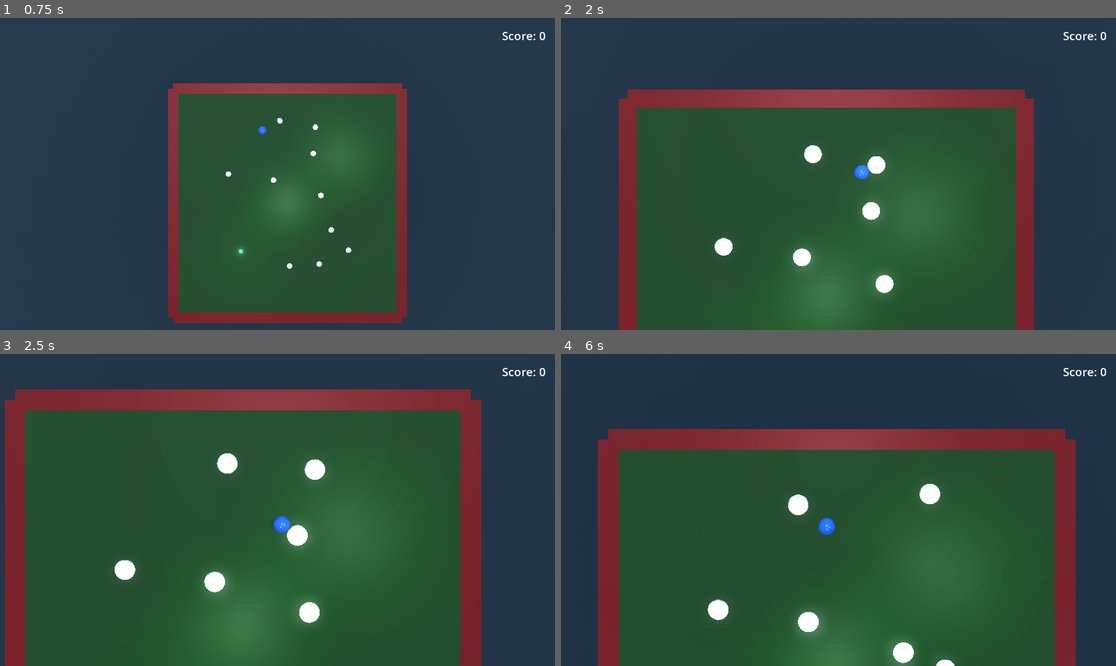
Above: before the commit, frames 1-4 (two rows, left to right).
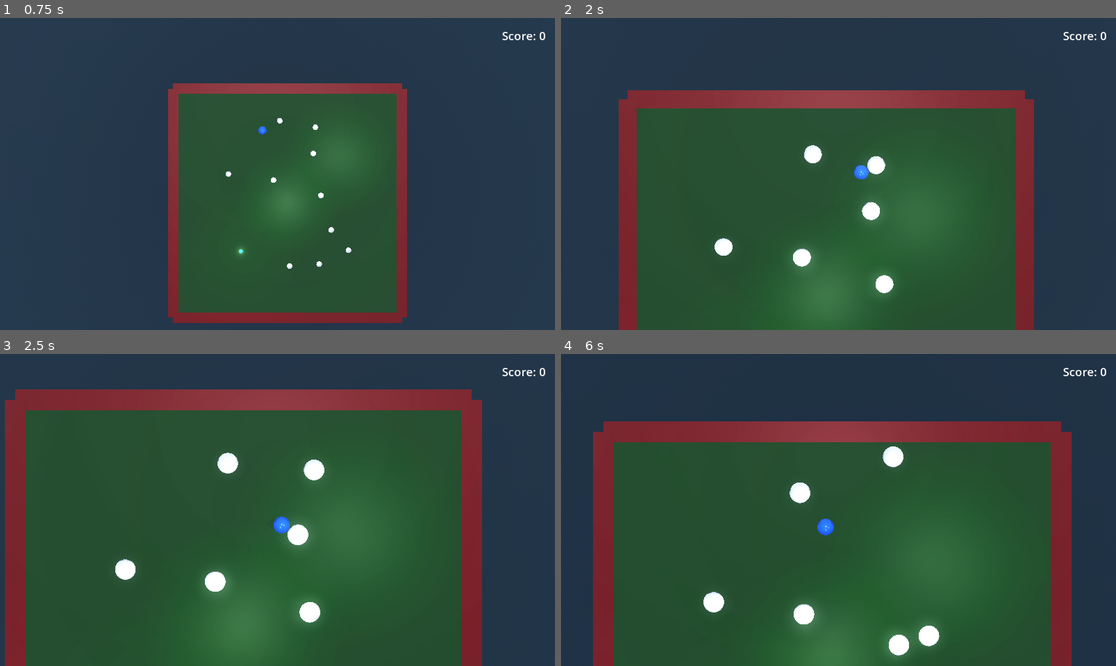
Above: after the commit, the same moments.

Repository: bluehexagons/snakeproject
Game: Godot game, scene res://scenes/main_menu.tscn
Two runs of this game, one before a commit and one after it. Both use one fixed random seed, a clock stepped at 60 frames per second and the inputs below.
Inputs:
- Up to frame 1 (0.75 s): click "New Game" at 0.5 s
- Up to frame 2 (2 s): hold D (move_right) from 1.28 s (still down)
- Up to frame 3 (2.5 s): release D (move_right) at 2.03 s; hold S (move_down) from 2.03 s (still down)
- Up to frame 4 (6 s): release S (move_down) at 2.78 s; hold D (move_right) 2.78-3.53 s; hold W (move_up) 3.53-4.28 s; hold A (move_left) 4.28-5.78 s; hold S (move_down) from 5.78 s (still down)

Frame 1 is identical in both runs. In frame 2, 0.4% of the frame differs, in the area x 10-86%, y 22-89%; in frame 3, 0.5%; in frame 4, 8.0%, in the area x 5-93%, y 21-100%.

Commit message:
(AI) Refactor friction constants

Diff:
--- a/scripts/physics_constants.gd
+++ b/scripts/physics_constants.gd
@@ -17,3 +17,24 @@
 const PLAYER_MAX_SPEED = 100.0
 const ROCK_MAX_SPEED = 30.0
 const SEGMENT_MAX_SPEED = 40.0
+
+# Friction constants
+const BASE_STATIC_FRICTION = 0.02
+const BASE_DYNAMIC_FRICTION = 0.01
+const BASE_ROLLING_FRICTION = 0.005
+
+const ROCK_STATIC_FRICTION = 0.4
+const ROCK_DYNAMIC_FRICTION = 0.15
+const ROCK_ROLLING_FRICTION = 0.1
+
+const SEGMENT_STATIC_FRICTION = 0.05
+const SEGMENT_DYNAMIC_FRICTION = 0.02
+const SEGMENT_ROLLING_FRICTION = 0.01
+
+const PLAYER_STATIC_FRICTION = 0.01
+const PLAYER_DYNAMIC_FRICTION = 0.005
+const PLAYER_ROLLING_FRICTION = 0.002
+
+# Friction breakaway thresholds
+const STATIC_BREAKAWAY_THRESHOLD = 0.1
+const ROLLING_THRESHOLD = 0.5
--- a/scripts/physics_object.gd
+++ b/scripts/physics_object.gd
@@ -27,6 +27,11 @@
 var current_color: Color = Color.WHITE
 var state_emission: Color = Color.BLACK
 var state_emission_energy: float = 0.0
+
+var static_friction: float = PhysicsConstants.BASE_STATIC_FRICTION
+var dynamic_friction: float = PhysicsConstants.BASE_DYNAMIC_FRICTION
+var rolling_friction: float = PhysicsConstants.BASE_ROLLING_FRICTION
+var is_static: bool = false
 
 func _ready():
     if mesh_instance and current_material:
@@ -117,10 +122,24 @@
                 velocity.y = 0
 
 func apply_drag(delta: float) -> void:
-    if velocity.length_squared() > PhysicsConstants.MIN_SPEED_THRESHOLD * PhysicsConstants.MIN_SPEED_THRESHOLD:
-        velocity = velocity.lerp(Vector3.ZERO, drag_coefficient * delta)
-    elif velocity.length_squared() > 0:
-        velocity = Vector3.ZERO
+    var speed_squared = velocity.length_squared()
+
+    if speed_squared < PhysicsConstants.MIN_SPEED_THRESHOLD * PhysicsConstants.MIN_SPEED_THRESHOLD:
+        # Object is nearly stopped - apply static friction
+        if speed_squared < PhysicsConstants.STATIC_BREAKAWAY_THRESHOLD:
+            velocity = Vector3.ZERO
+            is_static = true
+            return
+
+    # Object is moving - determine friction type
+    var friction = dynamic_friction
+    if speed_squared < PhysicsConstants.ROLLING_THRESHOLD:
+        friction = rolling_friction
+
+    # Apply friction and air drag
+    var total_drag = (friction + drag_coefficient)
+    velocity = velocity.lerp(Vector3.ZERO, total_drag * delta)
+    is_static = false
 
 func limit_speed() -> void:
     if velocity.length_squared() > max_speed * max_speed:
@@ -154,6 +173,10 @@
             mesh_instance.material_override = null
     )
 
+func handle_collision(force: float) -> void:
+    is_static = false  # Break static friction on impact
+    handle_impact(force)
+
 func apply_color(color: Color, emission: Color = Color.BLACK, emission_energy: float = -1.0) -> void:
     if current_material:
         current_material.albedo_color = color
--- a/scripts/player.gd
+++ b/scripts/player.gd
@@ -63,6 +63,11 @@
 
 func _ready():
 	super()
+	mass = 0.5
+	drag_coefficient = PhysicsConstants.PLAYER_DRAG
+	static_friction = PhysicsConstants.PLAYER_STATIC_FRICTION
+	dynamic_friction = PhysicsConstants.PLAYER_DYNAMIC_FRICTION
+	rolling_friction = PhysicsConstants.PLAYER_ROLLING_FRICTION
 	base_emission = BASE_EMISSION
 	base_emission_energy = BASE_EMISSION_ENERGY
 	state_color = BASE_COLOR
--- a/scripts/rock.gd
+++ b/scripts/rock.gd
@@ -21,6 +21,9 @@
 	mass = 8.0
 	drag_coefficient = PhysicsConstants.ROCK_DRAG
 	max_speed = PhysicsConstants.ROCK_MAX_SPEED
+	static_friction = PhysicsConstants.ROCK_STATIC_FRICTION
+	dynamic_friction = PhysicsConstants.ROCK_DYNAMIC_FRICTION
+	rolling_friction = PhysicsConstants.ROCK_ROLLING_FRICTION
 	target_color = SAFE_COLOR
 	current_color = SAFE_COLOR
 	base_emission = Color(0.2, 0.2, 0.2, 1.0)
--- a/scripts/segment.gd
+++ b/scripts/segment.gd
@@ -41,9 +41,12 @@
 
 func _ready():
 	super()
-	mass = 3.0
+	mass = 1.0
 	drag_coefficient = PhysicsConstants.SEGMENT_DRAG
 	max_speed = PhysicsConstants.SEGMENT_MAX_SPEED
+	static_friction = PhysicsConstants.SEGMENT_STATIC_FRICTION
+	dynamic_friction = PhysicsConstants.SEGMENT_DYNAMIC_FRICTION
+	rolling_friction = PhysicsConstants.SEGMENT_ROLLING_FRICTION
 	# Set initial scale and positions
 	current_scale = INITIAL_SCALE
 	update_scale(current_scale)
